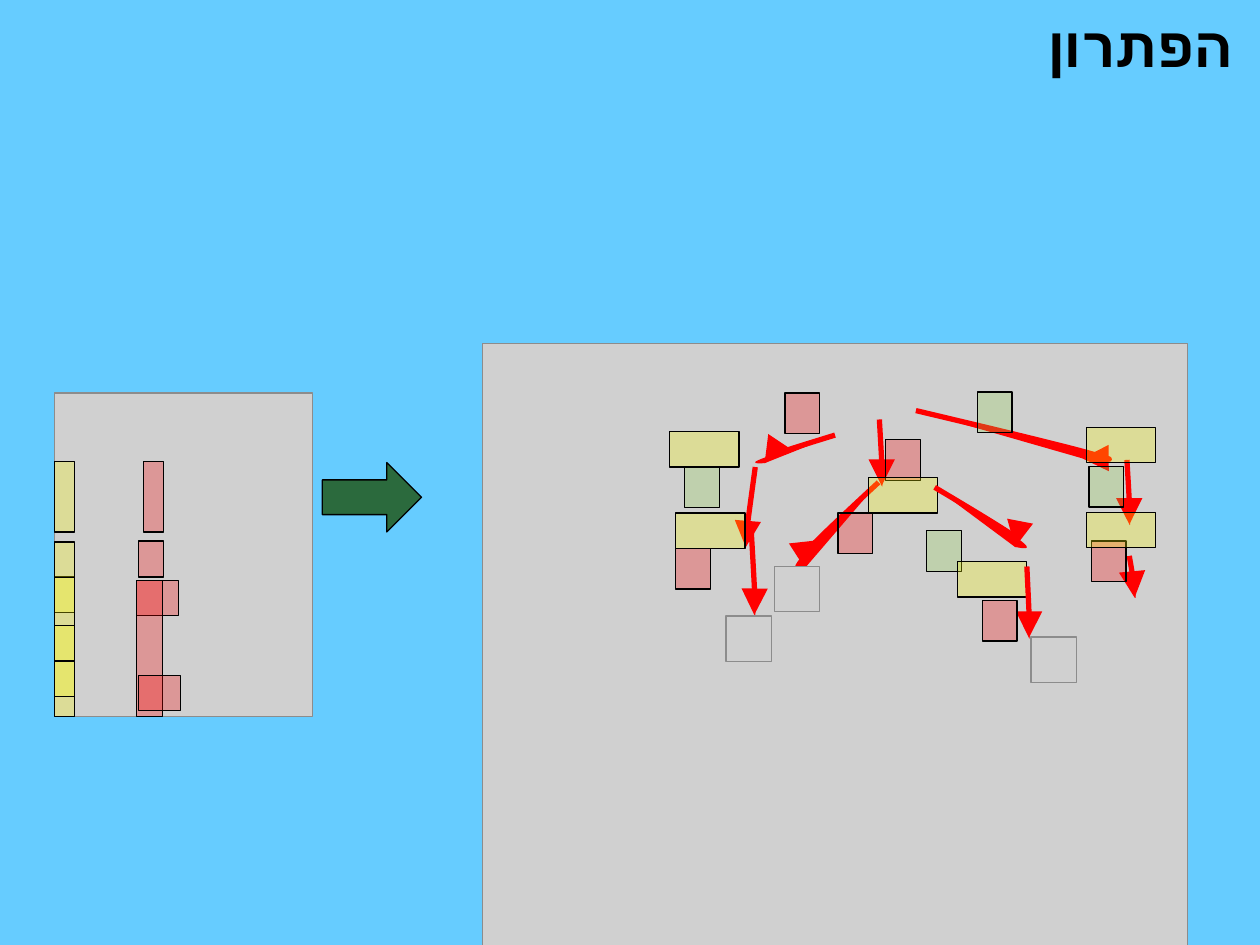
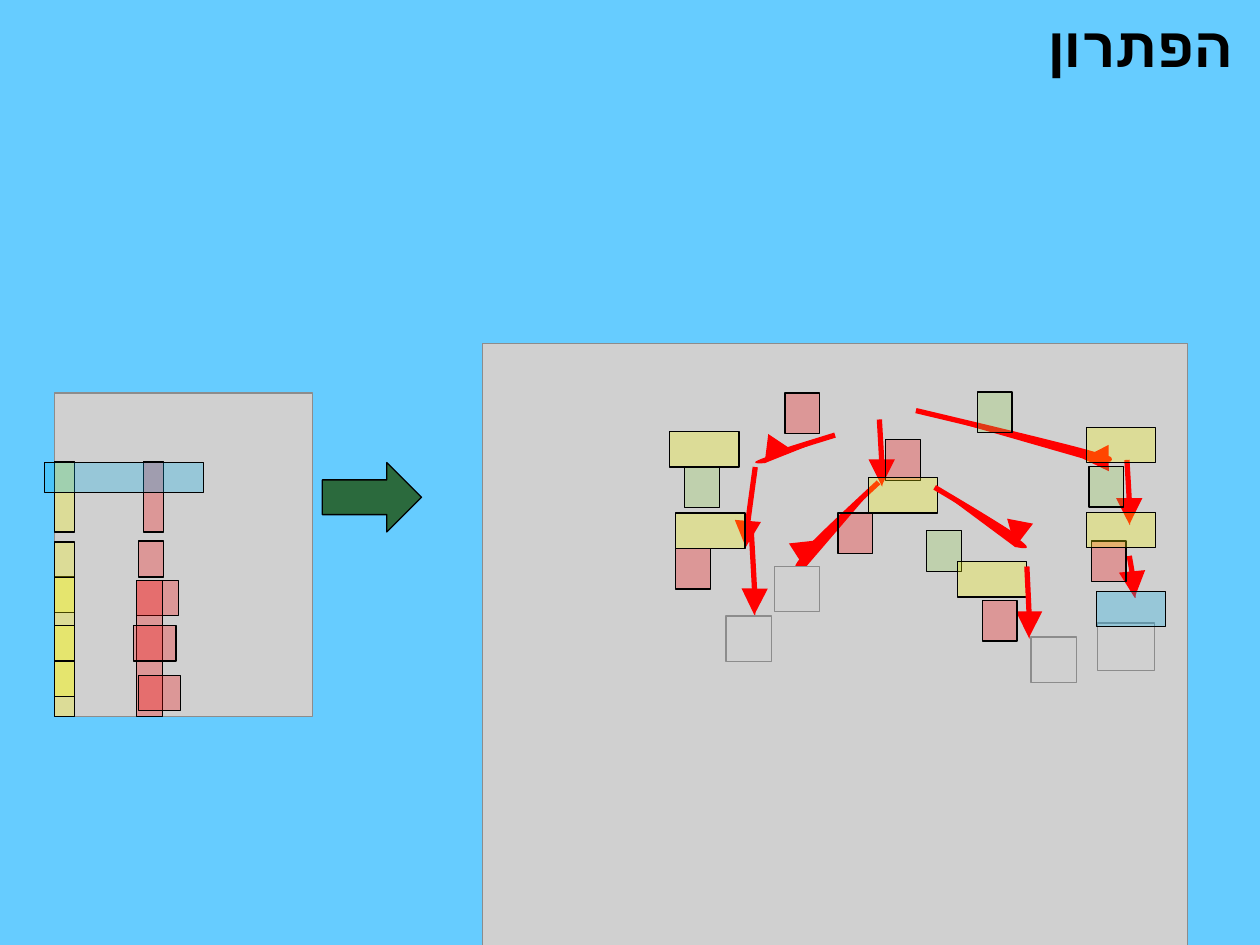
Before and after one commit to turner11/BWA-Final_Project, a slide deck: slide 9 of Documents/Midterm_exam_Presentation.pptx. Drawn at 1260x945 pixels with LibreOffice and Linux fonts; fonts in the diff are those of the drawing; grey boxes stand for pictures; background and template pictures are left out. Boxes give left, top, right and bottom in pixels: in the first picture for what was removed or moved away, otherwise in the second. Text is boxed around its words. In the diff, an @@ line names an element or a change of style, - is before the commit and + after.

Commit message:
biggest page in PPT ready

```diff
--- a/Documents/Midterm_exam_Presentation.pptx
+++ b/Documents/Midterm_exam_Presentation.pptx
@@ rectangle added at (x1=44, y1=462, x2=203, y2=493), fill #00B0F0 at 27% opacity, outline #000000 0.75 pt @@
@@ rectangle added at (x1=1096, y1=591, x2=1166, y2=626), fill #00B0F0 at 27% opacity, outline #000000 0.75 pt @@
@@ rectangle added at (x1=134, y1=626, x2=175, y2=662), fill #FF0000 at 27% opacity, outline #000000 0.75 pt @@
@@ picture added at (x1=1097, y1=622, x2=1154, y2=670) @@
```
Also in this commit, not shown: 1 other file.
